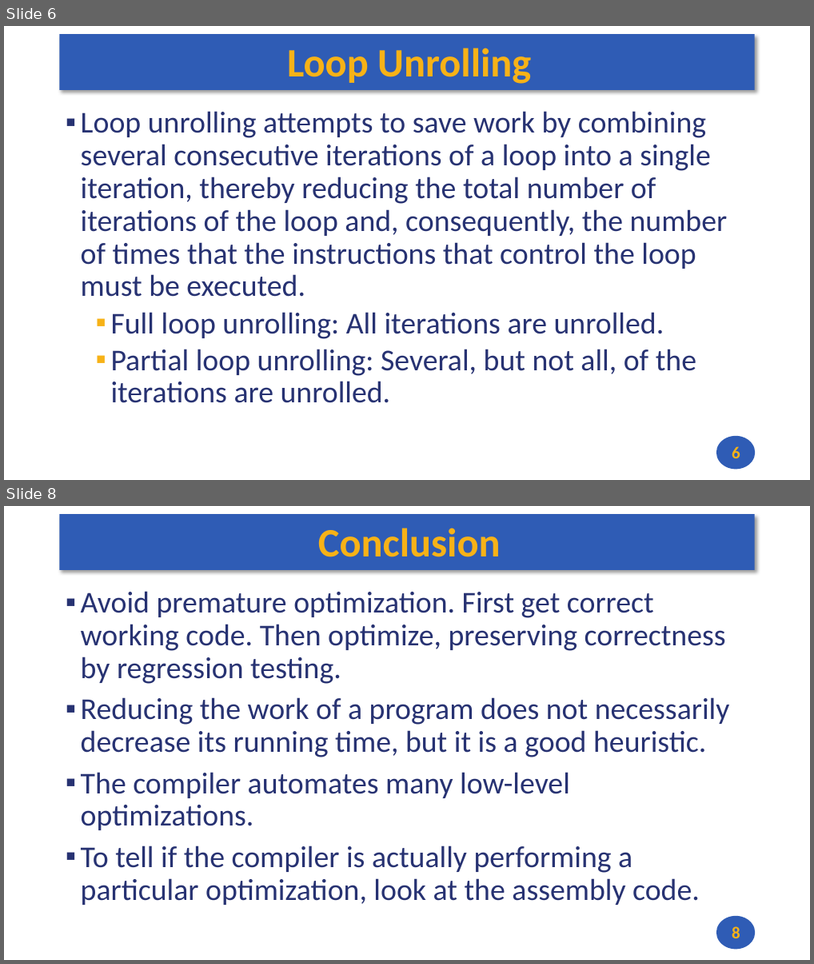
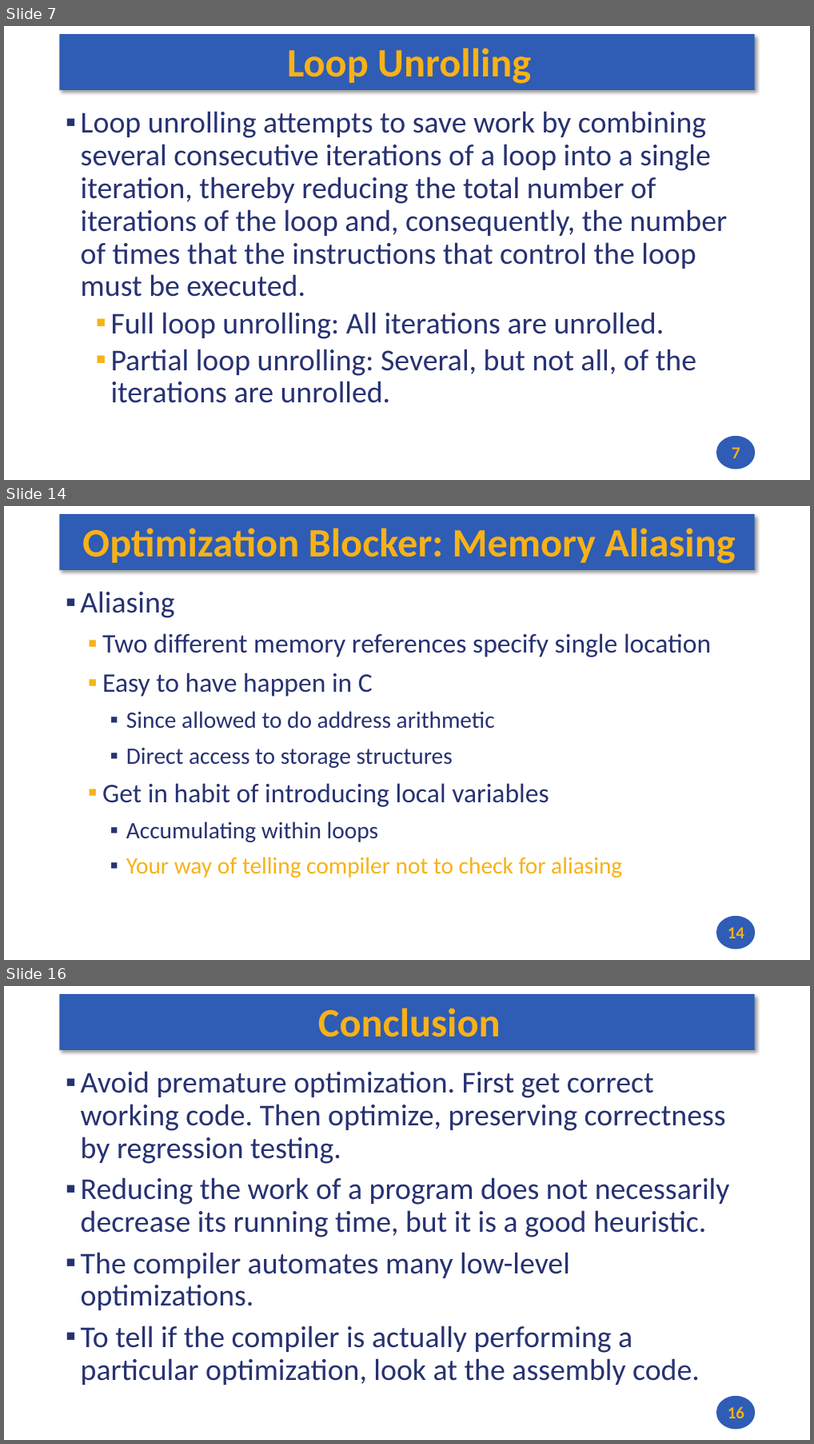
Before and after one commit to andrewt0301/hse-acos-course, a slide deck: docs/part1ca/15_Optimize/CA_Lecture_15.pptx. Shown one above the other, each under a label of ours: slides 6 and 8 before the commit, slides 7, 14 and 16 after it; the slides between them are not shown. The pictures are 814x964 and 814x1444 pixels, drawn with LibreOffice and Linux fonts; fonts in the diff are those of the drawing. Boxes give left, top, right and bottom in pixels: in the first picture for what was removed or moved away, otherwise in the second. Text is boxed around its words. In the diff, an @@ line names an element or a change of style, - is before the commit and + after.

```diff
--- a/docs/part1ca/15_Optimize/CA_Lecture_15.pptx
+++ b/docs/part1ca/15_Optimize/CA_Lecture_15.pptx
@@ slide 14 added at <box>4,506,810,960</box>, background #FFFFFF; not listed: 2 template elements that a slide beside it also shows @@
@@ title added at <box>82,528,735,564</box>, 48 pt, text #F7B217, bold @@
+Optimization Blocker: Memory Aliasing
@@ text added at <box>80,591,711,877</box>, 28 pt, text #273272 @@
+▪ Aliasing
+  ▪ Two different memory references specify single location
+  ▪ Easy to have happen in C
+    ▪ Since allowed to do address arithmetic
+    ▪ Direct access to storage structures
+  ▪ Get in habit of introducing local variables
+    ▪ Accumulating within loops
+    ▪ Your way of telling compiler not to check for aliasing
@@ page number added at <box>728,927,745,938</box>, 20 pt, text #F7B217, bold @@
+14
@@ what was slide 6 is now slide 7 @@
@@ page number at <box>732,447,741,458</box>: text changed @@
-6
+7
@@ what was slide 8 is now slide 16 @@
@@ page number at <box>728,1406,745,1418</box>: text changed @@
-8
+16
```
Also in this commit, not shown: 1 slide changed, 8 other slides added, 1 slide removed, 2 other files.
